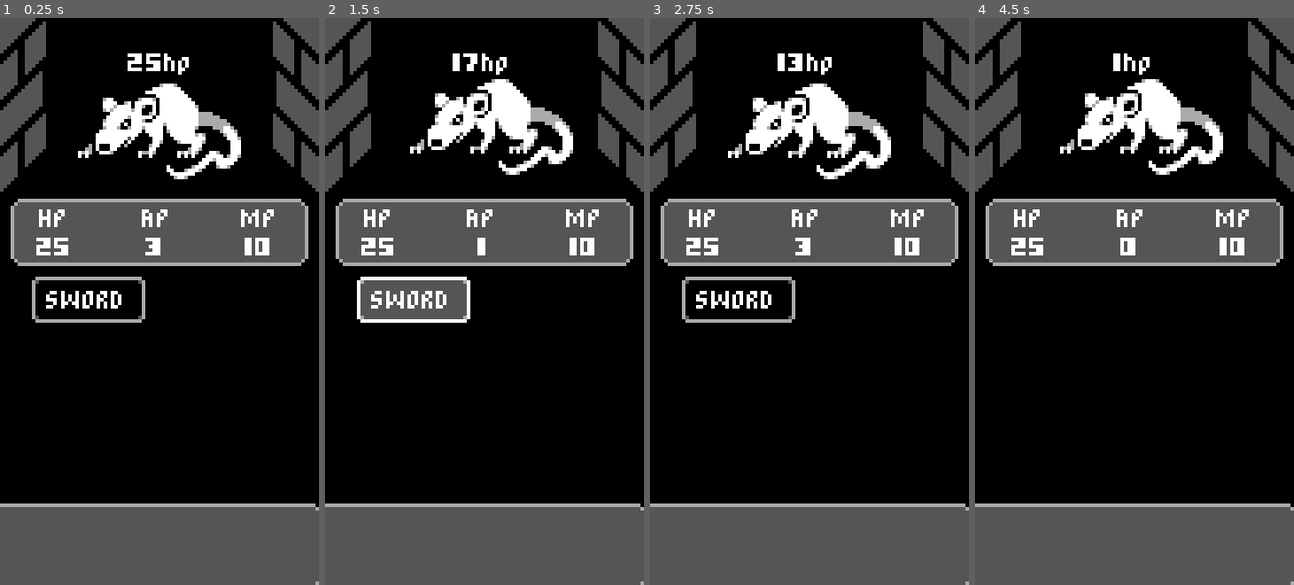
Above: before the commit, frames 1-4 (left to right).
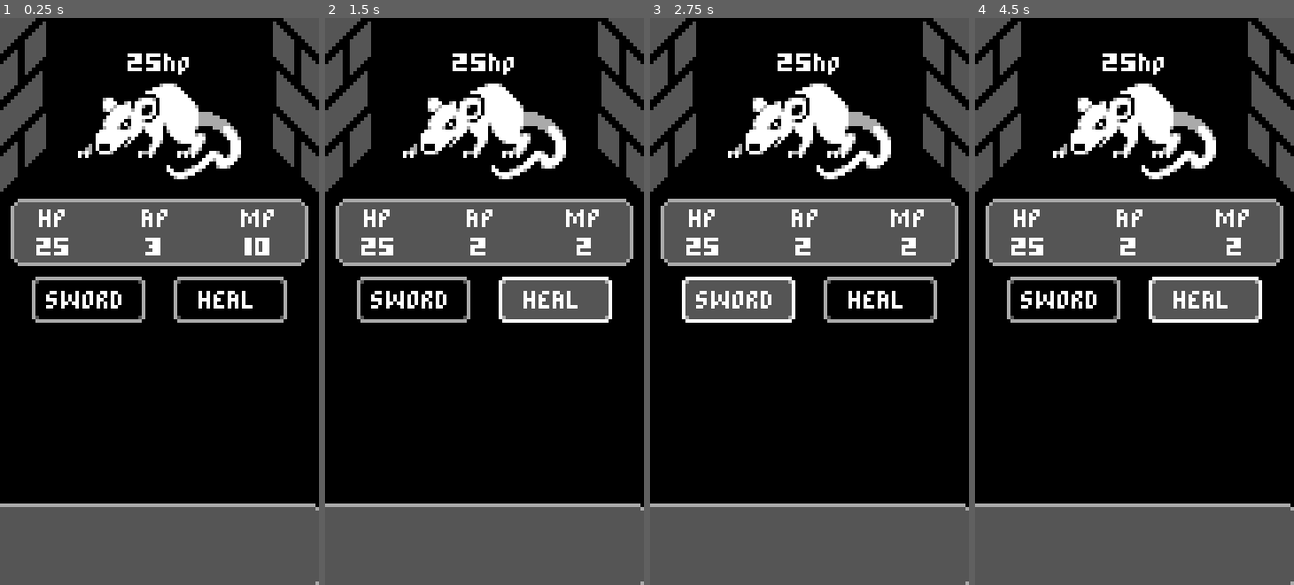
Above: after the commit, the same moments.

Repository: gkorzan/mobile-rpg-tutorial
Game: Godot game, scene res://battle.tscn
Same seed, same stepped clock (60 frames per second), same inputs: the game is played once before the commit and once after it.
Inputs:
- Up to frame 1 (0.25 s): no input
- Up to frame 2 (1.5 s): click "SWORD" at 0.5 s; click "SWORD" (after the commit: "HEAL") at 1.25 s
- Up to frame 3 (2.75 s): click "SWORD" at 2 s
- Up to frame 4 (4.5 s): click "SWORD" (after the commit: "HEAL") at 2.75 s; click "SWORD" at 3.5 s; click "SWORD" (after the commit: "HEAL") at 4.25 s

The runs differ from the first frame. In frame 1, 0.9% of the frame differs, in the area x 54-90%, y 45-54%; in frame 2, 8.5%, in the area x 10-90%, y 6-54%; in frame 3, 3.8%; in frame 4, 7.0%.
Error after the commit: Parse Error: Preload file "res://slash.tscn" does not exist. (res://sword_button.gd:3)

Commit message:
fix: VID-6 - fixed a bug when enemy didnt attack

Diff:
--- a/battle.gd
+++ b/battle.gd
@@ -20,7 +20,6 @@
 	actionButtons.hide()
 	enemy = null
 
-
 func _on_player_stats_end_turn():
 	start_enemy_turn()
 
--- a/battle.tscn
+++ b/battle.tscn
@@ -7,6 +7,7 @@
 [ext_resource type="PackedScene" uid="uid://cof74u7vkdslc" path="res://enemy.tscn" id="4_ufn8p"]
 [ext_resource type="Script" path="res://stats-panel.gd" id="6_ut2h2"]
 [ext_resource type="PackedScene" uid="uid://c56ttwkhebwy" path="res://sword_button.tscn" id="7_nbjhs"]
+[ext_resource type="PackedScene" uid="uid://dkjytnp8xjsde" path="res://heal_button.tscn" id="8_ahqgi"]
 
 [node name="Battle" type="Node"]
 script = ExtResource("1_lgd4f")
@@ -98,6 +99,9 @@
 [node name="SwordButton" parent="UI/ActionButtons" instance=ExtResource("7_nbjhs")]
 layout_mode = 2
 
+[node name="HealButton" parent="UI/ActionButtons" instance=ExtResource("8_ahqgi")]
+layout_mode = 2
+
 [connection signal="ap_changed" from="PlayerStats" to="UI/StatsPanel" method="_on_player_stats_ap_changed"]
 [connection signal="end_turn" from="PlayerStats" to="." method="_on_player_stats_end_turn"]
 [connection signal="hp_changed" from="PlayerStats" to="UI/StatsPanel" method="_on_player_stats_hp_changed"]
--- a/sword_button.gd
+++ b/sword_button.gd
@@ -1,10 +1,19 @@
 extends "res://ActionButton.gd"
+
+const Slash = preload("res://slash.tscn")
 
 func _on_pressed():
 	var battle = get_tree().current_scene
 	var enemy = battle.find_child('Enemy')
 	var playerStats = battle.find_child('PlayerStats')
 	if enemy and playerStats:
+		create_slash(enemy.global_position)
+		enemy.take_damage(4)
+		playerStats.mp += 2
 		playerStats.ap -= 1
-		playerStats.mp += 2
-		enemy.take_damage(4)
+
+func create_slash(position):
+	var slash = Slash.instantiate()
+	var battle = get_tree().current_scene
+	battle.add_child(slash)
+	slash.global_position = position
Not shown: 1 places in battle.tscn that only renumber resources
